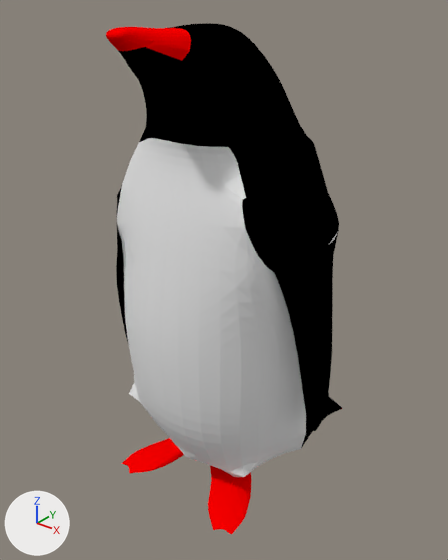
The Blender file pen.blend: old version first, new version second.
Rendered twice from a 50 mm lens placed at (3.7, -4.52, 5.51), pointed at (-0.24, 0.41, 2.46). The axes (+X, +Y, +Z) are drawn at lower left. The lights are the same throughout.

The scene before the commit, as lines of its bpy script (objects in view):
```python
me_cube_004 = bpy.data.meshes.new('Cube.004')
me_cube_004.from_pydata(...)  # 200 vertices, 178 faces, 29 loose edges; spans x -2.0..0.94, y 12.18..15.99, z 0.33..3.75
# faces by material slot: [34, 36, 108]
me_cube_004.materials.append(mat_deck)  # red #ff0000
me_cube_004.materials.append(mat_white)  # white #e7e7e7
me_cube_004.materials.append(mat_black)  # black #000000
ob_cube = bpy.data.objects.new('Cube', me_cube_004)
ob_cube.location = (0.42, -13.46, -0.38)
ob_cube.rotation_euler = (-0.0079, 0.00105, 0.00127)  # degrees (-0.5, 0.1, 0.1)
ob_cube.scale = (0.937, 1.0, 1.52)
_m = ob_cube.modifiers.new('Subsurf', 'SUBSURF')
_m.levels = 0
```
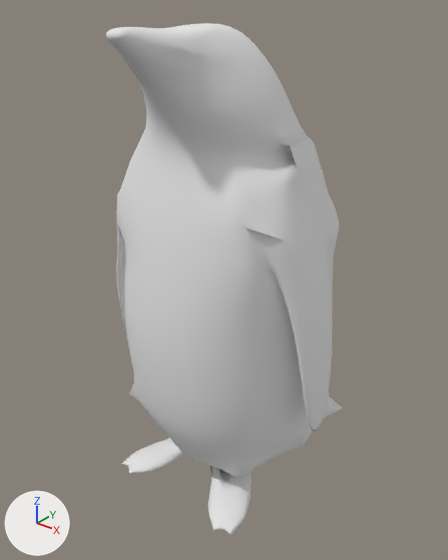
Location of each change, (x1, y1, x2, y2) in pixels of the pictures (448 x 560 px):
part 1 of me_cube_004, recoloured (red to white)
    both: (106, 27, 251, 534)
part 2 of me_cube_004, recoloured (black to white)
    both: (116, 23, 342, 448)

What the commit changed:
me_cube_004 has 200 vertices, 178 faces, 29 loose edges and spans x -2.0..0.94, y 12.18..15.99, z 0.33..3.75.
me_cube_004 is used by ob_cube; location (0.42, -13.46, -0.38); rotation (-0.0079, 0.00105, 0.00127), in degrees (-0.5, 0.1, 0.1); scale (0.937, 1.0, 1.52).
me_cube_004 part 1: all 34 faces that had it switch from mat_deck (red #ff0000) to mat_white (white #e7e7e7).
me_cube_004 part 2: all 108 faces that had it switch from mat_black (black #000000) to mat_white (white #e7e7e7).
